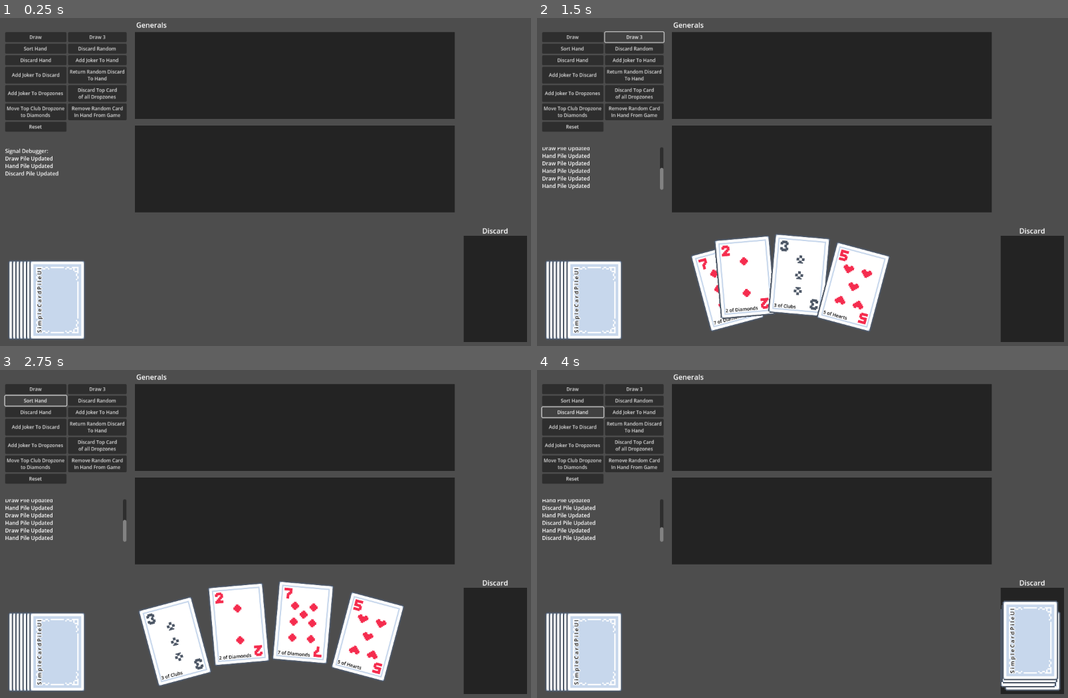
Above: before the commit, frames 1-4 (two rows, left to right).
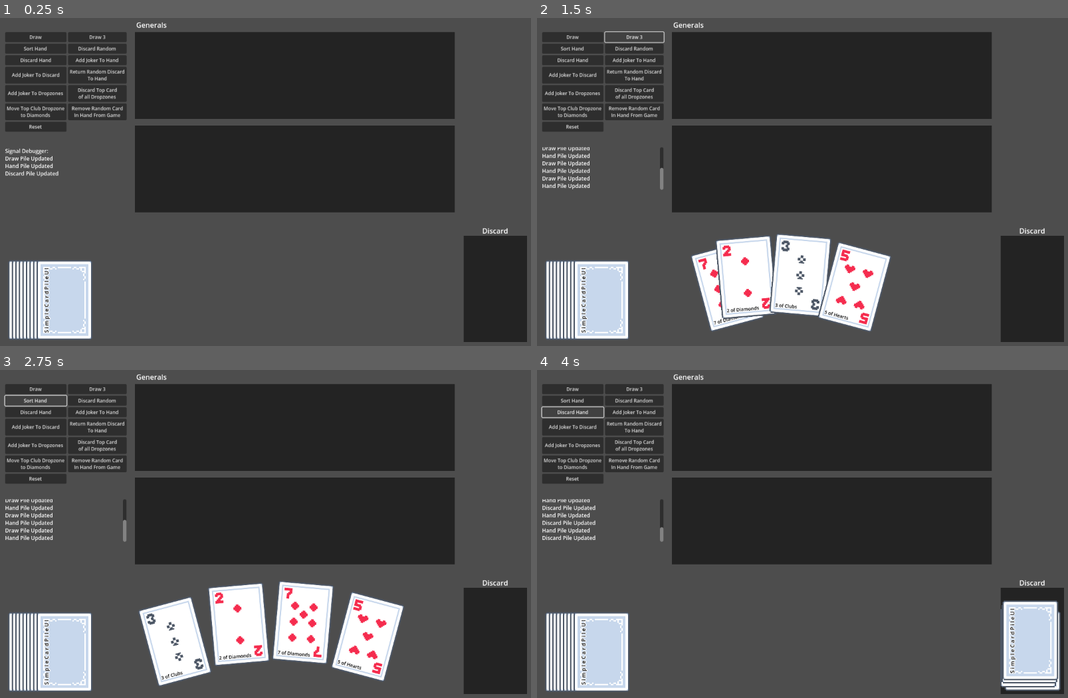
Above: after the commit, the same moments.

Repository: Xikura/RoguelikeCardgame
Game: Godot game, scene res://example.tscn
Two runs of this game, one before a commit and one after it. Both use one fixed random seed, a clock stepped at 60 frames per second and the inputs below.
Inputs:
- Up to frame 1 (0.25 s): no input
- Up to frame 2 (1.5 s): click "Draw" at 0.5 s; click "Draw 3" at 1.25 s
- Up to frame 3 (2.75 s): click "Sort Hand" at 2 s
- Up to frame 4 (4 s): click "Discard Random" at 2.75 s; click "Discard Hand" at 3.5 s

The runs differ from the first frame. In frame 1, 1.1% of the frame differs, in the area x 6-18%, y 73-98%; in frame 2, 2.8%, in the area x 6-67%, y 65-98%; in frame 3, 1.1%; in frame 4, 1.1%.

Commit message:
Added click event

Diff:
--- a/example.tscn
+++ b/example.tscn
@@ -219,6 +219,7 @@
 draw_pile_position = Vector2(20, 550)
 hand_pile_position = Vector2(550, 520)
 discard_pile_position = Vector2(1057, 548)
+max_stack_display = 8
 draw_pile_layout = 2
 max_hand_size = 20
 hand_rotation_curve = SubResource("Curve_ayyaa")
@@ -238,3 +239,4 @@
 [connection signal="pressed" from="Buttons/HBoxContainer/MoveClubToDiamonds" to="." method="_on_move_club_to_diamonds_pressed"]
 [connection signal="pressed" from="Buttons/HBoxContainer/RemoveRandCardInHandFromGame" to="." method="_on_remove_rand_card_in_hand_from_game_pressed"]
 [connection signal="pressed" from="Buttons/HBoxContainer/ResetButton" to="." method="_on_reset_button_pressed"]
+[connection signal="card_clicked" from="CardPileUI" to="CardDropzone_Primary" method="_on_card_pile_ui_card_clicked"]
--- a/example__dropzone__play_primary.gd
+++ b/example__dropzone__play_primary.gd
@@ -5,3 +5,19 @@
 func can_drop_card(card_ui : CardUI):
 	print(_held_cards.size())
 	return card_ui.card_data.card_type == card_type && _held_cards.size() < 5
+
+func clicked_card(card):
+	print("Card clicked!")
+	print(card.card_data.nice_name)
+
+	# var dropzone = card_ui.get_card_dropzone(card_ui)
+	#var index = card_ui.get_index()
+	#print(dropzone, index)
+	#if _held_cards.size() > index:
+	#	var selected_card = _held_cards[index]
+	#	print(selected_card)
+	#	return _held_cards[index]
+
+func _on_card_pile_ui_card_clicked(card):
+	print("Card clicked!")
+	print(card.card_data.nice_name)
